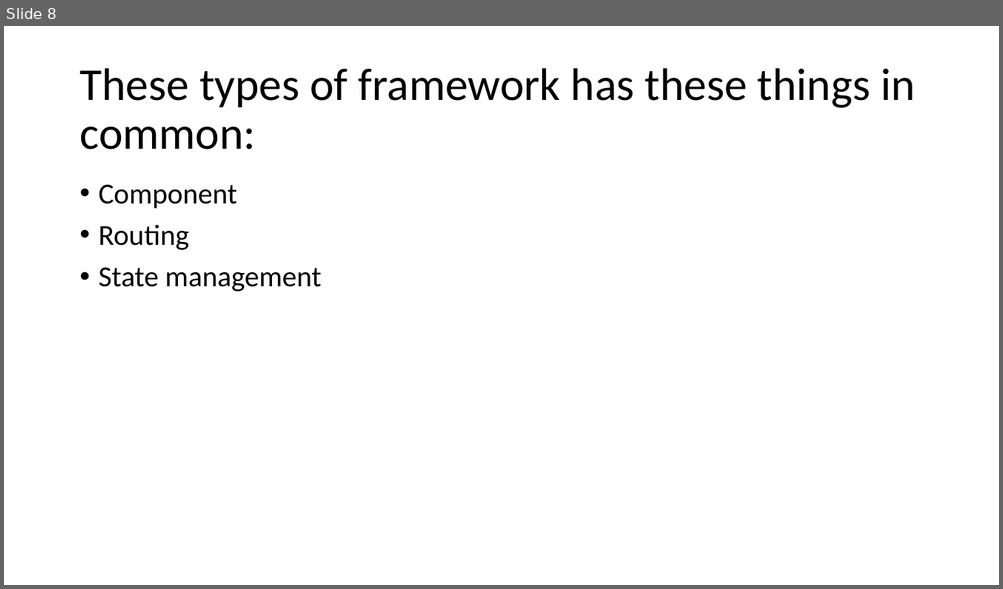
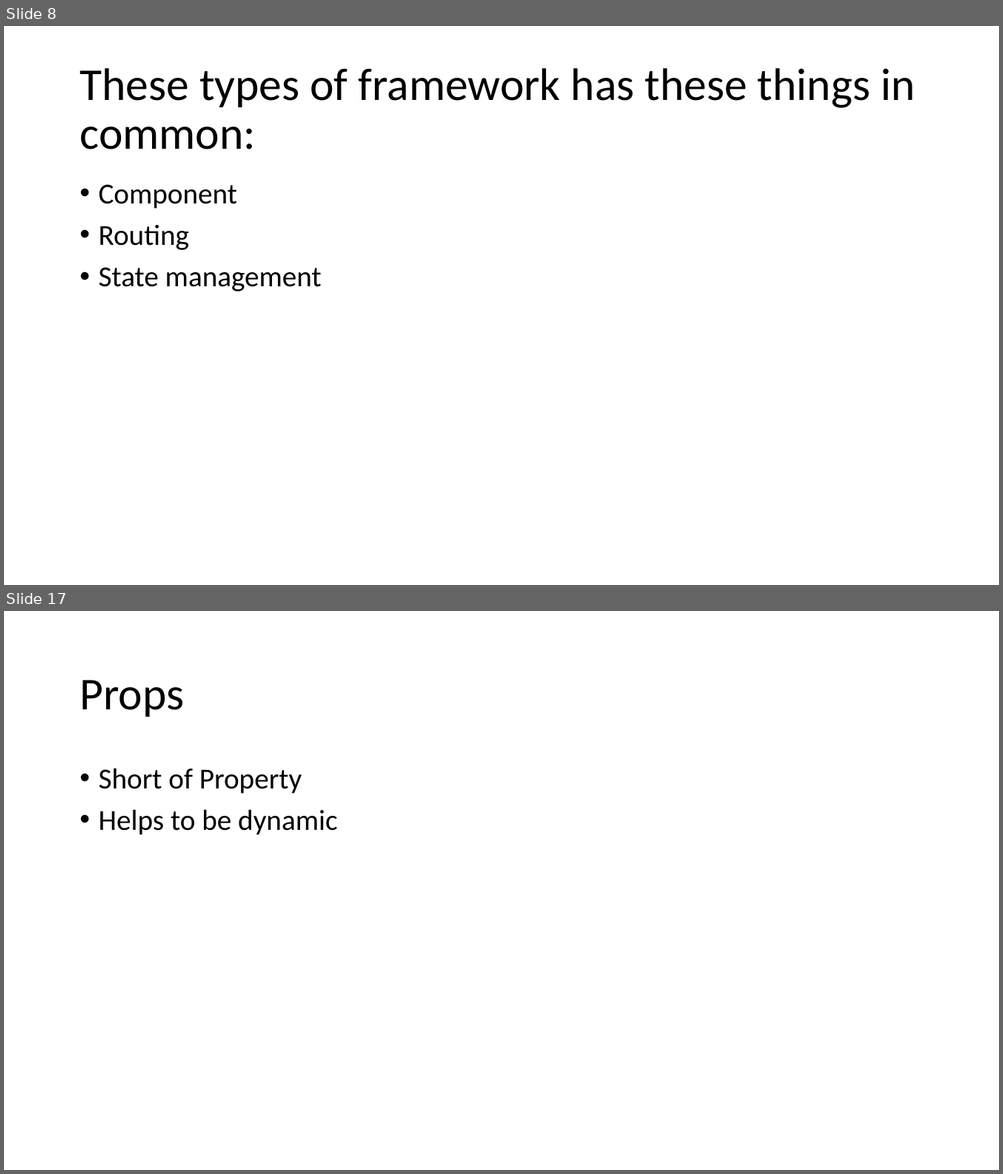
Before and after one commit to Prasundas99/Web-Development-Traning, a slide deck: 14.React/React.pptx. Shown one above the other, each under a label of ours: slide 8 before the commit, slides 8 and 17 after it; the slides between them are not shown. The pictures are 1003x589 and 1003x1174 pixels, drawn with LibreOffice and Linux fonts; fonts in the diff are those of the drawing. Boxes give left, top, right and bottom in pixels: in the first picture for what was removed or moved away, otherwise in the second. Text is boxed around its words. In the diff, an @@ line names an element or a change of style, - is before the commit and + after.

```diff
--- a/14.React/React.pptx
+++ b/14.React/React.pptx
@@ slide 17 added at (4, 611, 999, 1170), background #FFFFFF @@
@@ title added at (79, 680, 184, 717), 44 pt, text #000000 @@
+Props
@@ text added at (99, 768, 337, 835), 28 pt, text #000000 @@
+• Short of Property
+• Helps to be dynamic
```
Also in this commit, not shown: 1 slide changed, 7 other slides added, 23 other files.
